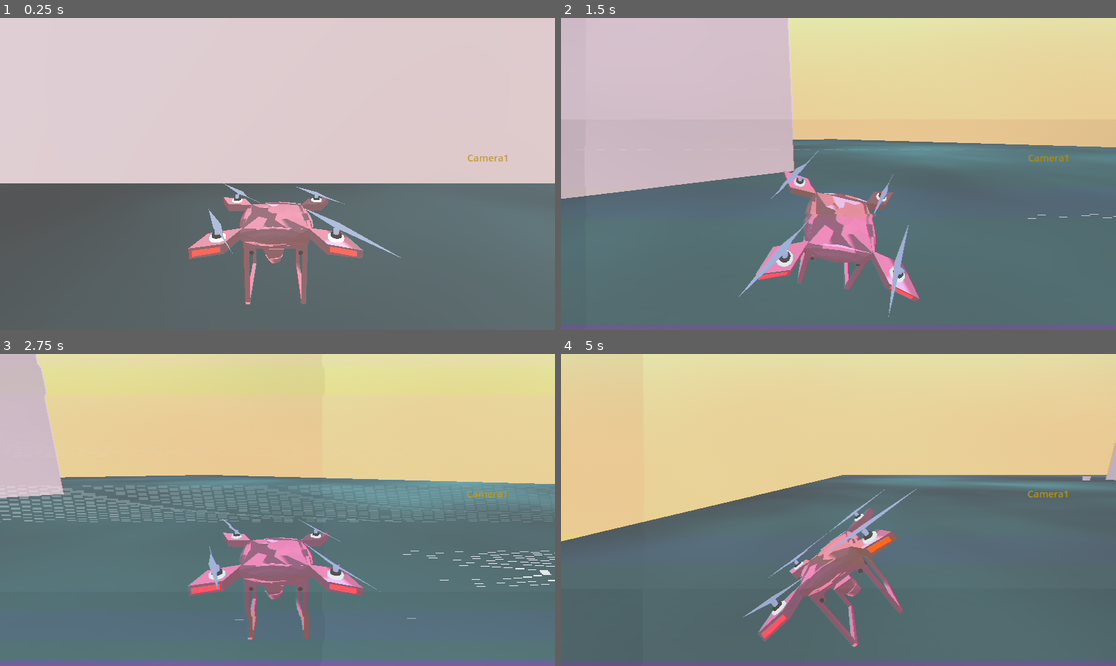
Above: before the commit, frames 1-4 (two rows, left to right).
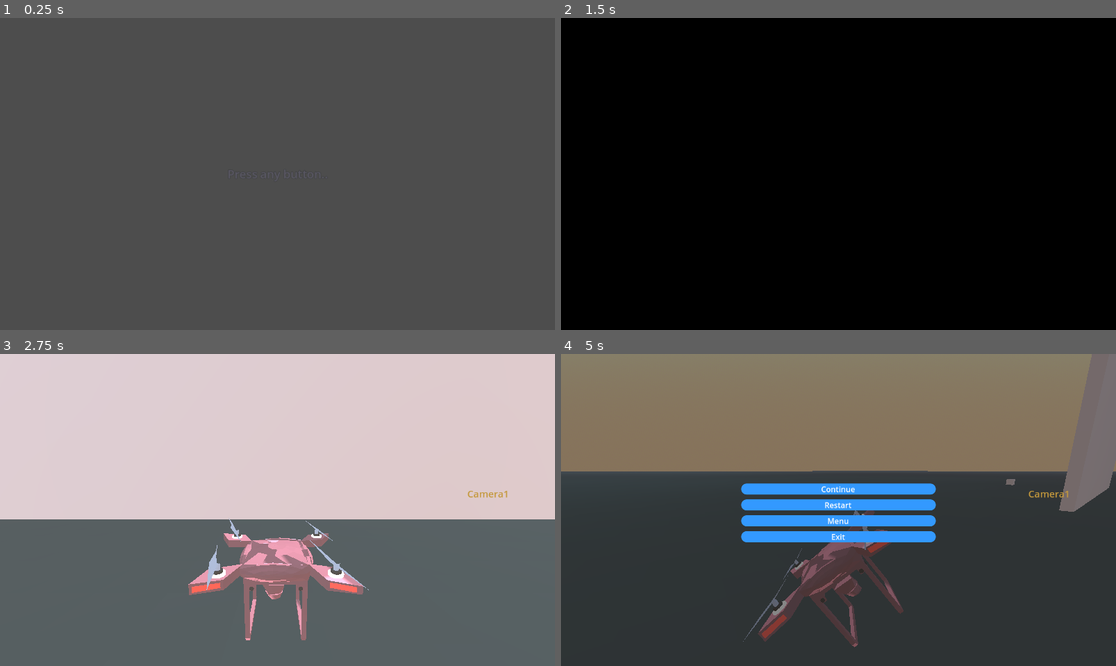
Above: after the commit, the same moments.

Repository: adoubt/about-to-hype
Game: Godot game, scene res://intro.tscn
Same seed, same stepped clock (60 frames per second), same inputs: the game is played once before the commit and once after it. Before the commit the project starts from res://game.tscn.
Inputs (mouse positions are in pixels of both pictures, inside the frame that each line leads up to):
- Up to frame 1 (0.25 s): no input
- Up to frame 2 (1.5 s): tap Enter (ui_accept) at 0.5, 0.77, 1.25 s; move the mouse to (960, 158) at 0.52 s; hold D (drone_right) 0.53-1.28 s; tap N (camera3) at 0.6 s; click (960, 158) at 0.67 s; move the mouse to (727, 189) at 1.27 s; hold S (drone_back) from 1.28 s (still down); tap V (drone_camera_switch) at 1.35 s; click (727, 189) at 1.42 s
- Up to frame 3 (2.75 s): tap Enter (ui_accept) at 1.52 s; release S (drone_back) at 2 s; click (288, 510) at 2 s, where only the run after the commit has a clickable "Play"
- Up to frame 4 (5 s): move the mouse to (894, 441) at 2.77 s; hold D (drone_right) 2.78-3.53 s; tap B (drone_engine_toggle) at 2.85 s; click (894, 441) at 2.92 s; move the mouse to (810, 572) at 3.52 s; hold W (drone_forward) 3.53-4.28 s; click (810, 572) at 3.6 s; tap Enter (ui_accept) at 3.77, 4.52 s; move the mouse to (1005, 556) at 4.27 s; hold A (drone_left) from 4.28 s (still down); hold Right mouse button (drone_turn_right) from 4.28 s (still down); click (1005, 556) at 4.42 s; tap Escape (Esc, bound only after the commit) at 4.9 s

The runs differ from the first frame. In frame 1, 85% of the frame differs, in the area x 0-100%, y 0-100%; in frame 2, 100%; in frame 3, 64%; in frame 4, 100%.

Commit message:
0.04 menu nitro + city

Diff:
--- /dev/null
+++ b/buttons.tres
@@ -0,0 +1,137 @@
+[gd_resource type="Theme" load_steps=5 format=3 uid="uid://cl5qhrci00g6t"]
+
+[sub_resource type="StyleBoxFlat" id="StyleBoxFlat_nukae"]
+bg_color = Color(0.4, 0.208, 0.2848, 0.866667)
+border_color = Color(0.11, 0.11, 0.11, 1)
+border_blend = true
+corner_radius_top_left = 5
+corner_radius_top_right = 5
+corner_radius_bottom_right = 5
+corner_radius_bottom_left = 5
+shadow_color = Color(0.83, 0.0166, 0.0166, 0.6)
+shadow_size = 19
+
+[sub_resource type="StyleBoxFlat" id="StyleBoxFlat_4cwoa"]
+bg_color = Color(0.29, 0.116, 0.1653, 1)
+border_width_left = 5
+border_width_top = 5
+border_width_right = 5
+border_width_bottom = 5
+border_color = Color(0.04, 0.0108, 0.0108, 0.854902)
+border_blend = true
+corner_radius_top_left = 5
+corner_radius_top_right = 5
+corner_radius_bottom_right = 5
+corner_radius_bottom_left = 5
+
+[sub_resource type="StyleBoxFlat" id="StyleBoxFlat_e2bhe"]
+bg_color = Color(0.65, 0.299, 0.3341, 1)
+border_color = Color(0.0204, 0.04364, 0.12, 1)
+border_blend = true
+corner_radius_top_left = 5
+corner_radius_top_right = 5
+corner_radius_bottom_right = 5
+corner_radius_bottom_left = 5
+
+[sub_resource type="FontFile" id="FontFile_p7txh"]
+cache/0/16/0/ascent = 0.0
+cache/0/16/0/descent = 0.0
+cache/0/16/0/underline_position = 0.0
+cache/0/16/0/underline_thickness = 0.0
+cache/0/16/0/scale = 1.0
+cache/0/1/0/ascent = 0.0
+cache/0/1/0/descent = 0.0
+cache/0/1/0/underline_position = 0.0
+cache/0/1/0/underline_thickness = 0.0
+cache/0/1/0/scale = 1.0
+cache/0/2/0/ascent = 0.0
+cache/0/2/0/descent = 0.0
+cache/0/2/0/underline_position = 0.0
+cache/0/2/0/underline_thickness = 0.0
+cache/0/2/0/scale = 1.0
+cache/0/3/0/ascent = 0.0
+cache/0/3/0/descent = 0.0
+cache/0/3/0/underline_position = 0.0
+cache/0/3/0/underline_thickness = 0.0
+cache/0/3/0/scale = 1.0
+cache/0/4/0/ascent = 0.0
+cache/0/4/0/descent = 0.0
+cache/0/4/0/underline_position = 0.0
+cache/0/4/0/underline_thickness = 0.0
+cache/0/4/0/scale = 1.0
+cache/0/5/0/ascent = 0.0
+cache/0/5/0/descent = 0.0
+cache/0/5/0/underline_position = 0.0
+cache/0/5/0/underline_thickness = 0.0
+cache/0/5/0/scale = 1.0
+cache/0/6/0/ascent = 0.0
+cache/0/6/0/descent = 0.0
+cache/0/6/0/underline_position = 0.0
+cache/0/6/0/underline_thickness = 0.0
+cache/0/6/0/scale = 1.0
+cache/0/7/0/ascent = 0.0
+cache/0/7/0/descent = 0.0
+cache/0/7/0/underline_position = 0.0
+cache/0/7/0/underline_thickness = 0.0
+cache/0/7/0/scale = 1.0
+cache/0/8/0/ascent = 0.0
+cache/0/8/0/descent = 0.0
+cache/0/8/0/underline_position = 0.0
+cache/0/8/0/underline_thickness = 0.0
+cache/0/8/0/scale = 1.0
+cache/0/9/0/ascent = 0.0
+cache/0/9/0/descent = 0.0
+cache/0/9/0/underline_position = 0.0
+cache/0/9/0/underline_thickness = 0.0
+cache/0/9/0/scale = 1.0
+cache/0/10/0/ascent = 0.0
+cache/0/10/0/descent = 0.0
+cache/0/10/0/underline_position = 0.0
+cache/0/10/0/underline_thickness = 0.0
+cache/0/10/0/scale = 1.0
+cache/0/11/0/ascent = 0.0
+cache/0/11/0/descent = 0.0
+cache/0/11/0/underline_position = 0.0
+cache/0/11/0/underline_thickness = 0.0
+cache/0/11/0/scale = 1.0
+cache/0/12/0/ascent = 0.0
+cache/0/12/0/descent = 0.0
+cache/0/12/0/underline_position = 0.0
+cache/0/12/0/underline_thickness = 0.0
+cache/0/12/0/scale = 1.0
+cache/0/13/0/ascent = 0.0
+cache/0/13/0/descent = 0.0
+cache/0/13/0/underline_position = 0.0
+cache/0/13/0/underline_thickness = 0.0
+cache/0/13/0/scale = 1.0
+cache/0/14/0/ascent = 0.0
+cache/0/14/0/descent = 0.0
+cache/0/14/0/underline_position = 0.0
+cache/0/14/0/underline_thickness = 0.0
+cache/0/14/0/scale = 1.0
+cache/0/15/0/ascent = 0.0
+cache/0/15/0/descent = 0.0
+cache/0/15/0/underline_position = 0.0
+cache/0/15/0/underline_thickness = 0.0
+cache/0/15/0/scale = 1.0
+cache/0/17/0/ascent = 0.0
+cache/0/17/0/descent = 0.0
+cache/0/17/0/underline_position = 0.0
+cache/0/17/0/underline_thickness = 0.0
+cache/0/17/0/scale = 1.0
+cache/0/18/0/ascent = 0.0
+cache/0/18/0/descent = 0.0
+cache/0/18/0/underline_position = 0.0
+cache/0/18/0/underline_thickness = 0.0
+cache/0/18/0/scale = 1.0
+cache/0/19/0/ascent = 0.0
+cache/0/19/0/descent = 0.0
+cache/0/19/0/underline_position = 0.0
+cache/0/19/0/underline_thickness = 0.0
+cache/0/19/0/scale = 1.0
+
+[resource]
+default_font = SubResource("FontFile_p7txh")
+Button/styles/hover = SubResource("StyleBoxFlat_nukae")
+Button/styles/normal = SubResource("StyleBoxFlat_4cwoa")
+Button/styles/pressed = SubResource("StyleBoxFlat_e2bhe")
--- /dev/null
+++ b/city.tscn
@@ -0,0 +1,3 @@
+[gd_scene format=3 uid="uid://cgopdhiu475k1"]
+
+[node name="City" type="Node3D"]
--- /dev/null
+++ b/esc_menu.gd
@@ -0,0 +1,66 @@
+extends Control
+
+@onready var vbox = $VBoxContainer
+
+# --- Цвета ---
+var normal_color: Color = Color(0.2, 0.6, 1.0)
+var hover_color: Color = Color(0.35, 0.7, 1.0)
+var pressed_color: Color = Color(0.15, 0.45, 0.9)
+var border_color: Color = Color(1,1,1,0)
+var corner_radius: float = 14.0
+
+# --- Tween параметры ---
+var hover_scale: Vector2 = Vector2(1.15, 1.15)
+var pressed_scale: Vector2 = Vector2(0.95, 0.95)
+var anim_time: float = 0.32
+
+func _ready():
+	visible = false
+	for btn in vbox.get_children():
+		if btn is Button:
+			_apply_style(btn)
+			_connect_animation(btn)
+
+func _apply_style(btn: Button) -> void:
+	var style_normal = StyleBoxFlat.new()
+	style_normal.bg_color = normal_color
+	style_normal.border_color = border_color
+	style_normal.corner_radius_top_left = corner_radius
+	style_normal.corner_radius_top_right = corner_radius
+	style_normal.corner_radius_bottom_left = corner_radius
+	style_normal.corner_radius_bottom_right = corner_radius
+
+	var style_hover = style_normal.duplicate()
+	style_hover.bg_color = hover_color
+
+	var style_pressed = style_normal.duplicate()
+	style_pressed.bg_color = pressed_color
+
+	btn.add_theme_stylebox_override("normal", style_normal)
+	btn.add_theme_stylebox_override("hover", style_hover)
+	btn.add_theme_stylebox_override("pressed", style_pressed)
+	btn.add_theme_color_override("font_color", Color(1,1,1))
+
+func _connect_animation(btn: Button) -> void:
+	btn.mouse_entered.connect(Callable(self, "_tween_scale").bind(btn, hover_scale))
+	btn.mouse_exited.connect(Callable(self, "_tween_scale").bind(btn, Vector2(1,1)))
+	btn.pressed.connect(Callable(self, "_tween_scale").bind(btn, pressed_scale))
+	btn.button_up.connect(Callable(self, "_tween_scale").bind(btn, hover_scale))
+
+func _tween_scale(btn: Button, target_scale: Vector2) -> void:
+	# В Godot 4.4+ создаем Tween через create_tween()
+	var tween = create_tween()
+	tween.tween_property(btn, "scale", target_scale, anim_time).set_trans(Tween.TRANS_SINE).set_ease(Tween.EASE_OUT)
+
+# --- Кнопки меню ---
+func _on_continue_pressed() -> void:
+	visible = false
+
+func _on_restart_pressed() -> void:
+	get_tree().change_scene_to_file("res://Game.tscn")
+
+func _on_menu_pressed() -> void:
+	get_tree().change_scene_to_file("res://Menu.tscn")
+
+func _on_exit_pressed() -> void:
+	get_tree().quit()
--- /dev/null
+++ b/esc_menu.tscn
@@ -0,0 +1,51 @@
+[gd_scene load_steps=2 format=3 uid="uid://2n8tbm3osyqw"]
+
+[ext_resource type="Script" uid="uid://ccin71kc3tnaf" path="res://esc_menu.gd" id="1_4yblc"]
+
+[node name="Escape" type="Control"]
+layout_mode = 3
+anchors_preset = 15
+anchor_right = 1.0
+anchor_bottom = 1.0
+grow_horizontal = 2
+grow_vertical = 2
+script = ExtResource("1_4yblc")
+
+[node name="ColorRect" type="ColorRect" parent="."]
+layout_mode = 1
+anchors_preset = 15
+anchor_right = 1.0
+anchor_bottom = 1.0
+grow_horizontal = 2
+grow_vertical = 2
+color = Color(0, 0, 0, 0.47451)
+
+[node name="VBoxContainer" type="VBoxContainer" parent="."]
+layout_mode = 0
+offset_left = 374.0
+offset_top = 6.0
+offset_right = 778.0
+offset_bottom = 654.0
+theme_override_constants/separation = 10
+alignment = 1
+
+[node name="Continue" type="Button" parent="VBoxContainer"]
+layout_mode = 2
+text = "Continue"
+
+[node name="Restart" type="Button" parent="VBoxContainer"]
+layout_mode = 2
+text = "Restart"
+
+[node name="Menu" type="Button" parent="VBoxContainer"]
+layout_mode = 2
+text = "Menu"
+
+[node name="Exit" type="Button" parent="VBoxContainer"]
+layout_mode = 2
+text = "Exit"
+
+[connection signal="pressed" from="VBoxContainer/Continue" to="." method="_on_continue_pressed"]
+[connection signal="pressed" from="VBoxContainer/Restart" to="." method="_on_restart_pressed"]
+[connection signal="pressed" from="VBoxContainer/Menu" to="." method="_on_menu_pressed"]
+[connection signal="pressed" from="VBoxContainer/Exit" to="." method="_on_exit_pressed"]
--- /dev/null
+++ b/game.gd
@@ -0,0 +1,7 @@
+extends Node3D
+
+@onready var esc_menu =  $Escape
+
+func _input(event):
+	if event.is_action_pressed("Esc"): # по умолчанию привязано к Esc
+		esc_menu.visible = not esc_menu.visible
--- a/game.tscn
+++ b/game.tscn
@@ -1,9 +1,20 @@
-[gd_scene load_steps=165 format=4 uid="uid://cs3guckxlcjyi"]
-
+[gd_scene load_steps=176 format=4 uid="uid://cs3guckxlcjyi"]
+
+[ext_resource type="Script" uid="uid://ctrfp37708not" path="res://game.gd" id="1_80cx4"]
 [ext_resource type="Script" uid="uid://dclhi3hbhkos5" path="res://drone_engine.gd" id="1_e2o6t"]
 [ext_resource type="AudioStream" uid="uid://bt8wqhs8owrj7" path="res://Drone Noise Test - DJI Avata vs DJI FPV vs DJI Mavic 3 vs DJI Air 2S.mp3" id="2_fc0e3"]
 [ext_resource type="Script" uid="uid://bnl211kgeotsn" path="res://label_interact.gd" id="2_feb5d"]
 [ext_resource type="Shader" uid="uid://lf72luioho2j" path="res://vhscamera3.gdshader" id="4_fc0e3"]
+[ext_resource type="PackedScene" uid="uid://cgopdhiu475k1" path="res://city.tscn" id="5_lc2xo"]
+[ext_resource type="PackedScene" uid="uid://duwxjydyux16" path="res://addons/kaykit_city_builder_bits/Assets/gltf/building_A.gltf" id="6_215e1"]
+[ext_resource type="PackedScene" uid="uid://b2jrmspw5hpr6" path="res://addons/kaykit_city_builder_bits/Assets/gltf/building_B.gltf" id="7_7sc4i"]
+[ext_resource type="PackedScene" uid="uid://bcq3cqbwjw3xl" path="res://addons/kaykit_city_builder_bits/Assets/gltf/building_C.gltf" id="8_80cx4"]
+[ext_resource type="PackedScene" uid="uid://j1tp8jo44bmh" path="res://addons/kaykit_city_builder_bits/Assets/gltf/building_D.gltf" id="9_e8heu"]
+[ext_resource type="PackedScene" uid="uid://cac4rgwayljbc" path="res://addons/kaykit_city_builder_bits/Assets/gltf/building_E.gltf" id="10_rvswv"]
+[ext_resource type="PackedScene" uid="uid://30f5pbdigma0" path="res://addons/kaykit_city_builder_bits/Assets/gltf/building_F.gltf" id="11_boyg6"]
+[ext_resource type="PackedScene" uid="uid://dw7mcha5k0bi7" path="res://addons/kaykit_city_builder_bits/Assets/gltf/building_G.gltf" id="12_e36ub"]
+[ext_resource type="PackedScene" uid="uid://bb0yd1x23ifjr" path="res://addons/kaykit_city_builder_bits/Assets/gltf/building_H.gltf" id="13_hb5m1"]
+[ext_resource type="PackedScene" uid="uid://2n8tbm3osyqw" path="res://esc_menu.tscn" id="15_e8heu"]
 
 [sub_resource type="FastNoiseLite" id="FastNoiseLite_e2o6t"]
 noise_type = 3
@@ -2159,7 +2170,7 @@
 fog_sky_affect = 0.02
 
 [sub_resource type="BoxShape3D" id="BoxShape3D_e2o6t"]
-size = Vector3(50, 0.335236, 50)
+size = Vector3(500, 0.335, 500)
 
 [sub_resource type="StandardMaterial3D" id="StandardMaterial3D_e2o6t"]
 
@@ -2174,7 +2185,7 @@
 albedo_texture = SubResource("NoiseTexture2D_e2o6t")
 
 [sub_resource type="QuadMesh" id="QuadMesh_feb5d"]
-size = Vector2(50, 50)
+size = Vector2(500, 500)
 
 [sub_resource type="BoxShape3D" id="BoxShape3D_feb5d"]
 size = Vector3(0.3, 0.3, 0.3)
@@ -2219,6 +2230,9 @@
 shader_parameter/noise_texture = SubResource("NoiseTexture2D_ryrav")
 
 [node name="game" type="Node3D"]
+script = ExtResource("1_80cx4")
+
+[node name="Escape" parent="." instance=ExtResource("15_e8heu")]
 
 [node name="Drone" type="CharacterBody3D" parent="."]
 transform = Transform3D(1, 0, 0, 0, 1, 0, 0, 0, 1, 0, 0.317434, 2.50035)
@@ -2529,7 +2543,7 @@
 [node name="BladeSound" type="AudioStreamPlayer3D" parent="Drone"]
 stream = ExtResource("2_fc0e3")
 attenuation_model = 1
-volume_db = -35.789
+volume_db = -54.419
 playback_type = 1
 emission_angle_enabled = true
 
@@ -2647,3 +2661,29 @@
 anchor_bottom = 1.0
 grow_horizontal = 2
 grow_vertical = 2
+
+[node name="City" parent="." instance=ExtResource("5_lc2xo")]
+
+[node name="building_A2" parent="City" instance=ExtResource("6_215e1")]
+transform = Transform3D(1, 0, 0, 0, 1, 0, 0, 0, 1, 9.81434, 2.62031, -15.7312)
+
+[node name="building_B2" parent="City" instance=ExtResource("7_7sc4i")]
+transform = Transform3D(1, 0, 0, 0, 1, 0, 0, 0, 1, 12.0158, 1.24676, -17.0284)
+
+[node name="building_C2" parent="City" instance=ExtResource("8_80cx4")]
+transform = Transform3D(1, 0, 0, 0, 1, 0, 0, 0, 1, 14.6144, 1.24676, -16.6629)
+
+[node name="building_D2" parent="City" instance=ExtResource("9_e8heu")]
+transform = Transform3D(1, 0, 0, 0, 1, 0, 0, 0, 1, 17.3029, 1.24676, -16.4275)
+
+[node name="building_E2" parent="City" instance=ExtResource("10_rvswv")]
+transform = Transform3D(1, 0, 0, 0, 1, 0, 0, 0, 1, 20.2081, 1.24676, -16.0299)
+
+[node name="building_F2" parent="City" instance=ExtResource("11_boyg6")]
+transform = Transform3D(1, 0, 0, 0, 1, 0, 0, 0, 1, 22.5769, 1.24676, -15.9932)
+
+[node name="building_G2" parent="City" instance=ExtResource("12_e36ub")]
+transform = Transform3D(5, 0, 0, 0, 5, 0, 0, 0, 5, 28.4235, 0, -5)
+
+[node name="building_H2" parent="City" instance=ExtResource("13_hb5m1")]
+transform = Transform3D(5, 0, 0, 0, 5, 0, 0, 0, 5, 39.4931, 0, -5)
--- /dev/null
+++ b/intro.gd
@@ -0,0 +1,29 @@
+extends Control
+
+var pressed := false
+
+func _ready():
+	$Label.modulate.a = 0.0
+	var tween = create_tween()
+	tween.set_loops() # у самого Tween есть, а не у PropertyTweener
+	tween.tween_property($Label, "modulate:a", 1.0, 1.0).set_trans(Tween.TRANS_SINE).set_ease(Tween.EASE_IN_OUT)
+	tween.tween_property($Label, "modulate:a", 0.0, 1.0).set_trans(Tween.TRANS_SINE).set_ease(Tween.EASE_IN_OUT)
+
+func _input(event):
+	if not pressed and event.is_pressed():
+		pressed = true
+		start_transition()
+
+func start_transition():
+	var fade = ColorRect.new()
+	fade.color = Color.BLACK
+	fade.size = get_viewport_rect().size
+	add_child(fade)
+	fade.modulate.a = 0.0
+
+	var t = create_tween()
+	t.tween_property(fade, "modulate:a", 1.0, 1.0).set_trans(Tween.TRANS_SINE)
+	t.tween_callback(Callable(self, "_go_to_menu"))
+
+func _go_to_menu():
+	get_tree().change_scene_to_file("res://Menu.tscn")
--- /dev/null
+++ b/intro.tscn
@@ -0,0 +1,34 @@
+[gd_scene load_steps=3 format=3 uid="uid://bsoxxlhnjn45f"]
+
+[ext_resource type="Script" uid="uid://fbejyr264y40" path="res://intro.gd" id="1_s2ta7"]
+
+[sub_resource type="LabelSettings" id="LabelSettings_lc2xo"]
+font_size = 24
+font_color = Color(0.805992, 0.727448, 0.992148, 1)
+outline_size = 5
+outline_color = Color(0.0467865, 0.0792043, 0.119716, 1)
+
+[node name="Intro" type="Control"]
+layout_mode = 3
+anchors_preset = 15
+anchor_right = 1.0
+anchor_bottom = 1.0
+grow_horizontal = 2
+grow_vertical = 2
+script = ExtResource("1_s2ta7")
+
+[node name="Label" type="Label" parent="."]
+layout_mode = 1
+anchors_preset = 8
+anchor_left = 0.5
+anchor_top = 0.5
+anchor_right = 0.5
+anchor_bottom = 0.5
+offset_left = -104.0
+offset_top = -17.0
+offset_right = 104.0
+offset_bottom = 17.0
+grow_horizontal = 2
+grow_vertical = 2
+text = "Press any button.."
+label_settings = SubResource("LabelSettings_lc2xo")
--- /dev/null
+++ b/menu.gd
@@ -0,0 +1,19 @@
+extends Control
+
+
+# Called when the node enters the scene tree for the first time.
+func _ready() -> void:
+	pass # Replace with function body.
+
+
+# Called every frame. 'delta' is the elapsed time since the previous frame.
+func _process(delta: float) -> void:
+	pass
+
+
+func _on_play_pressed() -> void:
+	get_tree().change_scene_to_file("res://Game.tscn")
+
+
+func _on_exit_pressed() -> void:
+	get_tree().quit()
--- /dev/null
+++ b/menu.tscn
@@ -0,0 +1,38 @@
+[gd_scene load_steps=2 format=3 uid="uid://dcirc02tx3del"]
+
+[ext_resource type="Script" uid="uid://c5fh12yk1o0ou" path="res://menu.gd" id="1_lti8b"]
+
+[node name="Menu" type="Control"]
+layout_mode = 3
+anchors_preset = 15
+anchor_right = 1.0
+anchor_bottom = 1.0
+grow_horizontal = 2
+grow_vertical = 2
+script = ExtResource("1_lti8b")
+
+[node name="VBoxContainer" type="VBoxContainer" parent="."]
+layout_mode = 1
+anchors_preset = 8
+anchor_left = 0.5
+anchor_top = 0.5
+anchor_right = 0.5
+anchor_bottom = 0.5
+offset_left = -146.0
+offset_top = -33.0
+offset_right = 19.0
+offset_bottom = 33.0
+grow_horizontal = 2
+grow_vertical = 2
+scale = Vector2(2, 2)
+
+[node name="Play" type="Button" parent="VBoxContainer"]
+layout_mode = 2
+text = "Play"
+
+[node name="Exit" type="Button" parent="VBoxContainer"]
+layout_mode = 2
+text = "Exit"
+
+[connection signal="pressed" from="VBoxContainer/Play" to="." method="_on_play_pressed"]
+[connection signal="pressed" from="VBoxContainer/Exit" to="." method="_on_exit_pressed"]
--- a/project.godot
+++ b/project.godot
@@ -11,7 +11,7 @@
 [application]
 
 config/name="about to hype"
-run/main_scene="res://game.tscn"
+run/main_scene="uid://bsoxxlhnjn45f"
 config/features=PackedStringArray("4.4", "Forward Plus")
 config/icon="res://icon.svg"
 
@@ -125,6 +125,18 @@
 "events": [Object(InputEventKey,"resource_local_to_scene":false,"resource_name":"","device":-1,"window_id":0,"alt_press …(192 unchanged characters)…
 ]
 }
+Esc={
+"deadzone": 0.2,
+"events": [Object(InputEventKey,"resource_local_to_scene":false,"resource_name":"","device":-1,"window_id":0,"alt_pressed":false,"shift_pressed":false,"ctrl_pressed":false,"meta_pressed":false,"pressed":false,"keycode":0,"physical_keycode":4194305,"key_label":0,"unicode":0,"location":0,"echo":false,"script":null)
+]
+}
+
+[input_devices]
+
+sensors/enable_accelerometer=true
+sensors/enable_gravity=true
+sensors/enable_gyroscope=true
+sensors/enable_magnetometer=true
 
 [layer_names]
 
Not shown, added: addons/kaykit_city_builder_bits/Assets/LICENSE.txt
Binary file added: addons/kaykit_city_builder_bits/Assets/gltf/base.bin
Not shown, added: addons/kaykit_city_builder_bits/Assets/gltf/base.gltf
Not shown, added: addons/kaykit_city_builder_bits/Assets/gltf/base.gltf.import
Binary file added: addons/kaykit_city_builder_bits/Assets/gltf/bench.bin
Not shown, added: addons/kaykit_city_builder_bits/Assets/gltf/bench.gltf
Not shown, added: addons/kaykit_city_builder_bits/Assets/gltf/bench.gltf.import
Binary file added: addons/kaykit_city_builder_bits/Assets/gltf/box_A.bin
Not shown, added: addons/kaykit_city_builder_bits/Assets/gltf/box_A.gltf
Not shown, added: addons/kaykit_city_builder_bits/Assets/gltf/box_A.gltf.import
Binary file added: addons/kaykit_city_builder_bits/Assets/gltf/box_B.bin
Not shown, added: addons/kaykit_city_builder_bits/Assets/gltf/box_B.gltf
(and 305 more such lines)
